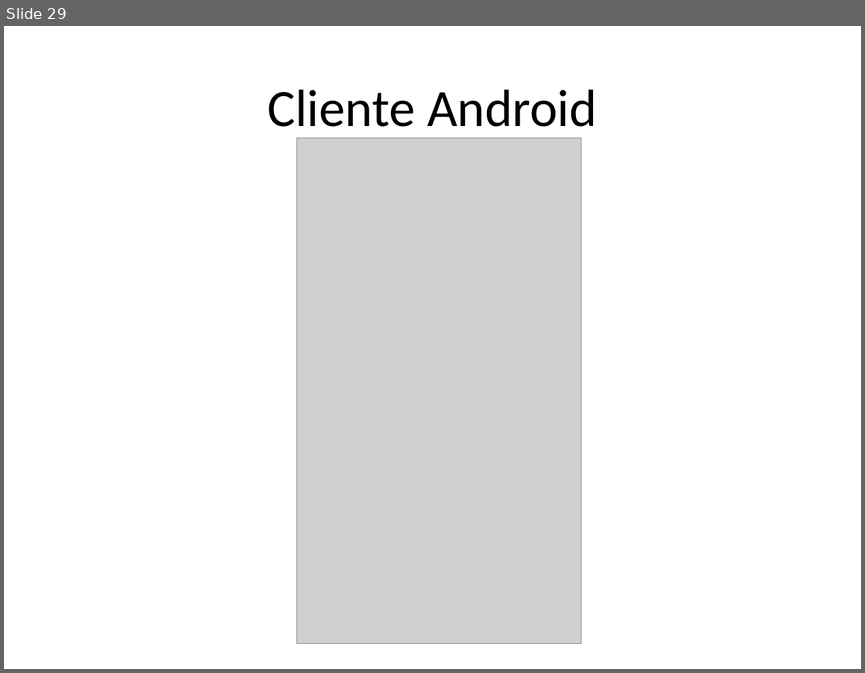
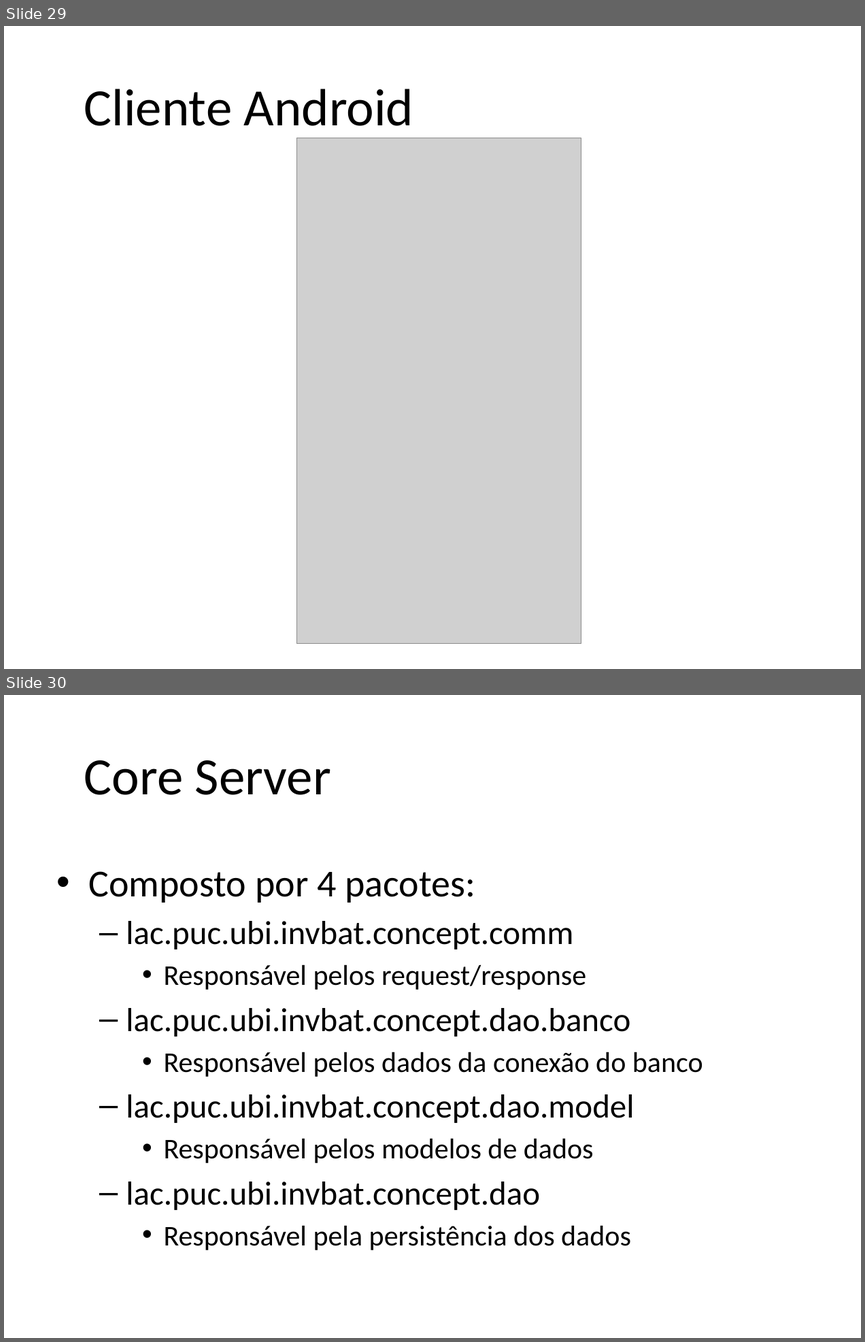
Before and after one commit to stockrt/InvisibleBattlefields, a slide deck: Documents/apresentacao.pptx. Shown one above the other, each under a label of ours: slide 29 before the commit, slides 29 and 30 after it. The pictures are 865x673 and 865x1342 pixels, drawn with LibreOffice and Linux fonts; fonts in the diff are those of the drawing; grey boxes stand for pictures; background and template pictures are left out. Boxes give left, top, right and bottom in pixels: in the first picture for what was removed or moved away, otherwise in the second. Text is boxed around its words. In the diff, an @@ line names an element or a change of style, - is before the commit and + after.

```diff
--- a/Documents/apresentacao.pptx
+++ b/Documents/apresentacao.pptx
@@ slide 30 added at [4,695,861,1338], background picture (left out) @@
@@ title added at [84,760,331,795], 44 pt, text #000000 @@
+Core Server
@@ text added at [88,871,703,1250], 24 pt, text #000000 @@
+• Composto por 4 pacotes:
+  – lac.puc.ubi.invbat.concept.comm
+    • Responsável pelos request/response
+  – lac.puc.ubi.invbat.concept.dao.banco
+    • Responsável pelos dados da conexão do banco
+  – lac.puc.ubi.invbat.concept.dao.model
+    • Responsável pelos modelos de dados
+  – lac.puc.ubi.invbat.concept.dao
+    • Responsável pela persistência dos dados
@@ slide 29 changed as well @@
@@ title "Cliente Android": place and size @@
-title "Cliente Android" at [267,89,597,138]
+title "Cliente Android" at [84,89,414,126]
@@ title "Cliente Android" at [84,89,414,126]: alignment centre to left @@
```
Also in this commit, not shown: 28 other slides changed, 4 other slides added, 1 slide removed.
